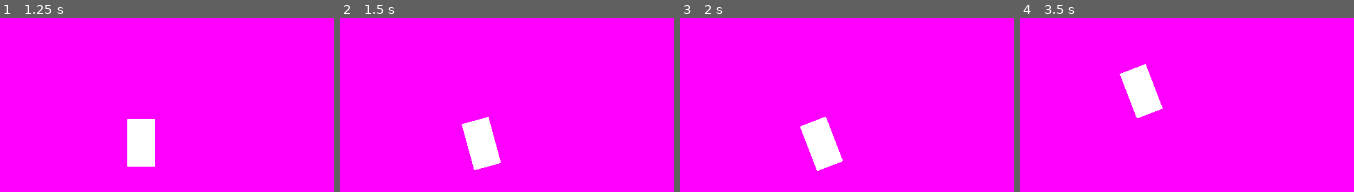
Above: before the commit, frames 1-4 (left to right).
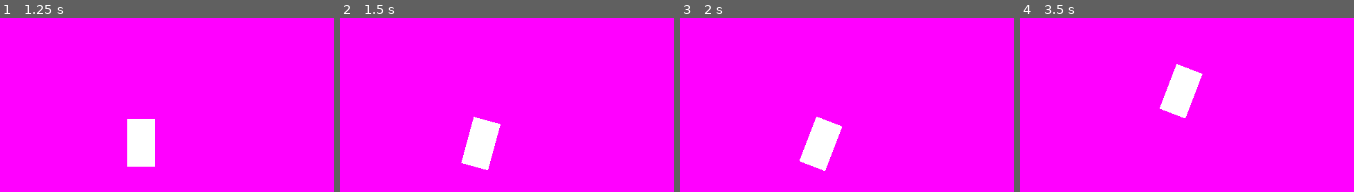
Above: after the commit, the same moments.

Repository: Chelan506/GMTKJam
Game: Godot game, scene res://main.tscn
The game is run twice, just before and just after one commit, with the same random seed, the same clock (stepped at 60 frames per second) and the same inputs.
Inputs:
- Up to frame 1 (1.25 s): tap Enter at 0.5 s; hold D (right) from 0.53 s (still down); tap Space (honk) at 0.6 s
- Up to frame 2 (1.5 s): tap Space (honk) at 1.25 s; release D (right) at 1.28 s; hold A (left) from 1.28 s (still down); tap S (decelerate) at 1.35 s
- Up to frame 3 (2 s): keep holding A (left); tap Space (honk) at 1.55 s
- Up to frame 4 (3.5 s): tap Enter at 2 s; release A (left) at 2.03 s; hold D (right) 2.03-2.78 s; tap Space (honk) at 2.1, 2.75, 2.85 s; hold W (accelerate) from 2.78 s (still down)

Frame 1 is identical in both runs. In frame 2, 1.1% of the frame differs, in the area x 36-49%, y 56-88%; in frame 3, 1.3%; in frame 4, 4.7%, in the area x 29-55%, y 26-58%.

Commit message:
Reverse steering

Diff:
--- a/GMTKJam/car.gd
+++ b/GMTKJam/car.gd
@@ -3,6 +3,7 @@
 var speed = 0
 @export var speedOffset = 2;
 @export var rotationOffset = 1;
+signal honk
 
 # Called when the node enters the scene tree for the first time.
 func _ready():
@@ -36,9 +37,19 @@
 
 	# Rotation
 	if Input.is_action_pressed("left") && speed != 0:
-		rotation -= 2 * delta * rotationOffset
+		if speed > 0:
+			rotation -= 2 * delta * rotationOffset
+		else:
+			rotation += 2 * delta * rotationOffset
 	elif Input.is_action_pressed("right") && speed != 0:
-		rotation += 2 * delta * rotationOffset
+		if speed > 0:
+			rotation += 2 * delta * rotationOffset
+		else:
+			rotation -= 2 * delta * rotationOffset
+
+	# Honking
+	if Input.is_action_just_pressed("honk"):
+		honk.emit()
 
 	# Debug
 	print(speed)
